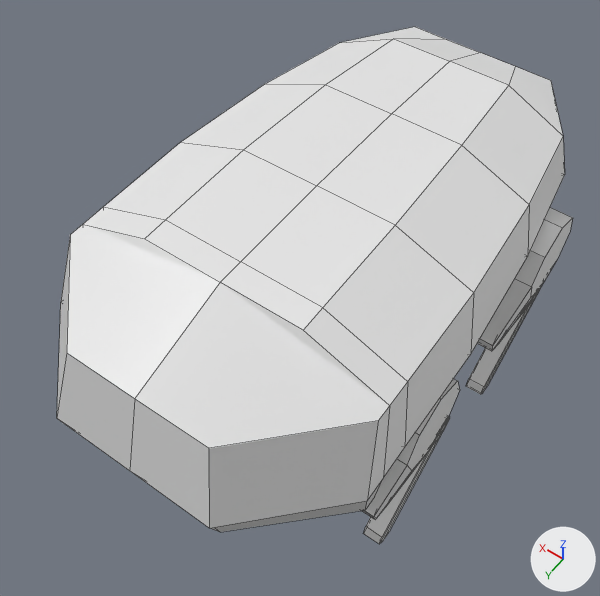
What one commit did to the FBX model Assets/Models/Dog.fbx.
Before and after are seen from a camera (50 mm lens) standing at (-0.913, 1.356, 1.947) and looking at (0.093, -0.053, -0.268). Every picture has the same lights, and +X, +Y and +Z are marked at lower right. Mesh edges are drawn as thin lines. Vertices at the same position are counted once.

Objects in the first picture: 'DogMesh'.
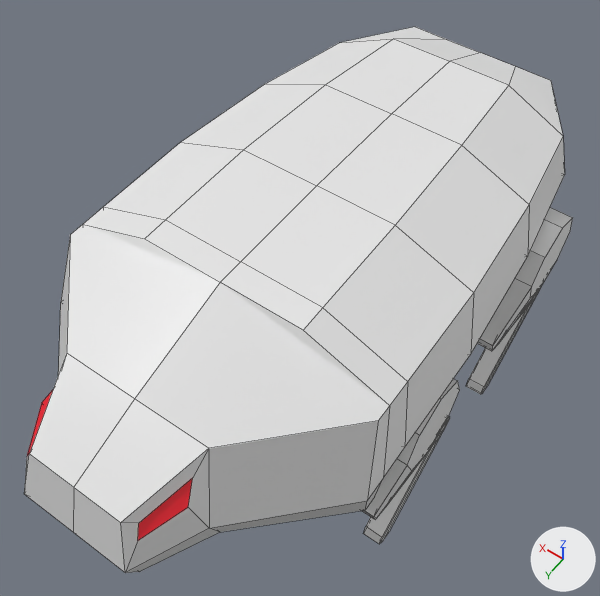
Location of each change, (x1, y1, x2, y2) in pixels of the pictures (600 x 596 px):
```json
{"object": "DogMesh", "change": "reshaped", "before": [57, 27, 573, 544], "after": [24, 27, 573, 573], "on screen": "6% wider"}
{"part": 1, "of": "me_cube", "change": "built on", "before": [57, 353, 209, 527], "after": [24, 353, 220, 573]}
```

Edits to the scene script, one JSON object a line:
```json
{"op": "add", "block": "mat_eyes", "code": ["mat_eyes = principled_material('Eyes')", "mat_eyes.base_color = (0.8, 0.00578, 0.0194)  # red #e71126"]}
{"block": "me_cube", "where": "# used by ob_dogmesh; location = (0.0, 0.0, 0.0)"}
{"op": "remove", "block": "me_cube", "code": "me_cube.from_pydata(...)  # 354 vertices, 295 faces; spans x -0.54..0.54, y -1.07..0.83, z -1.01..0.35"}
{"op": "add", "block": "me_cube", "code": "me_cube.from_pydata(...)  # 370 vertices, 311 faces; spans x -0.54..0.54, y -1.07..1.03, z -1.01..0.35"}
{"block": "me_cube", "change": "me_cube part 1"}
{"block": "me_cube", "change": "1 vertex is removed from x 0.0, y 0.83, z 0.0"}
{"block": "me_cube", "change": "4 faces are deleted"}
{"block": "me_cube", "change": "17 vertices are added at x -0.24..0.24, y 0.81..1.03, z -0.16..0.19"}
{"block": "me_cube", "change": "18 new faces join them, mat_blackdog (light grey #e0e0e0)"}
{"block": "me_cube", "change": "2 new faces join them, mat_eyes (red #e71126)"}
{"op": "add", "block": "me_cube", "code": "me_cube.materials.append(mat_eyes)  # red #e71126"}
```
